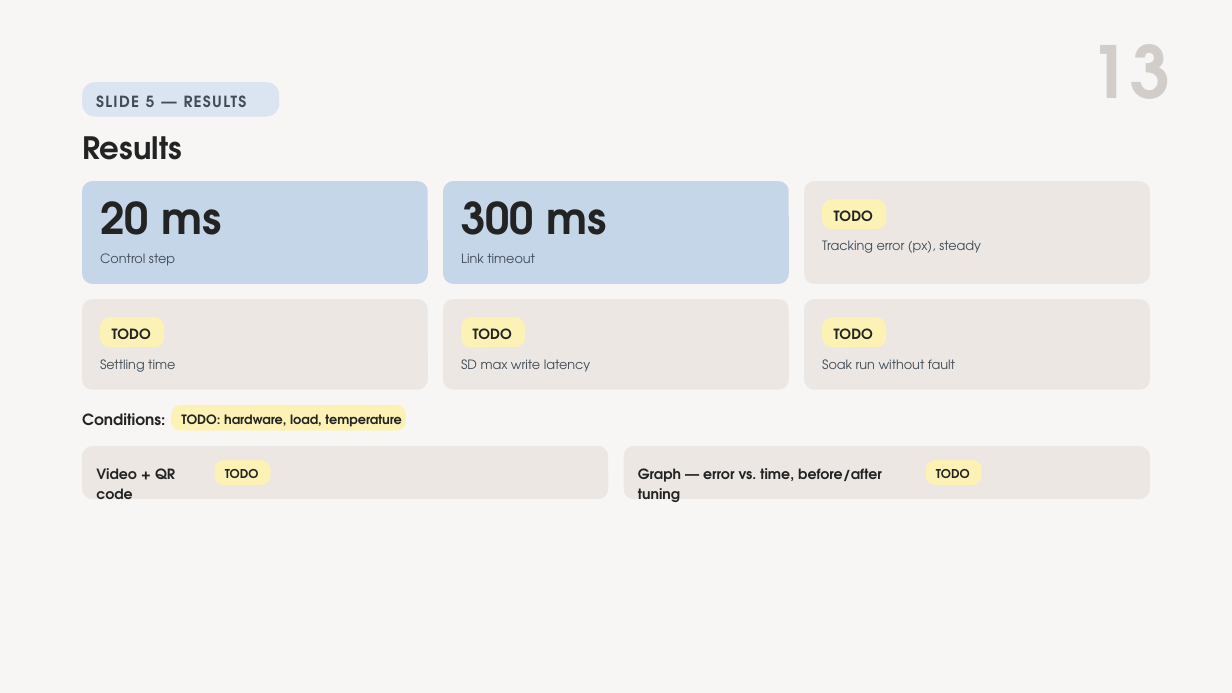
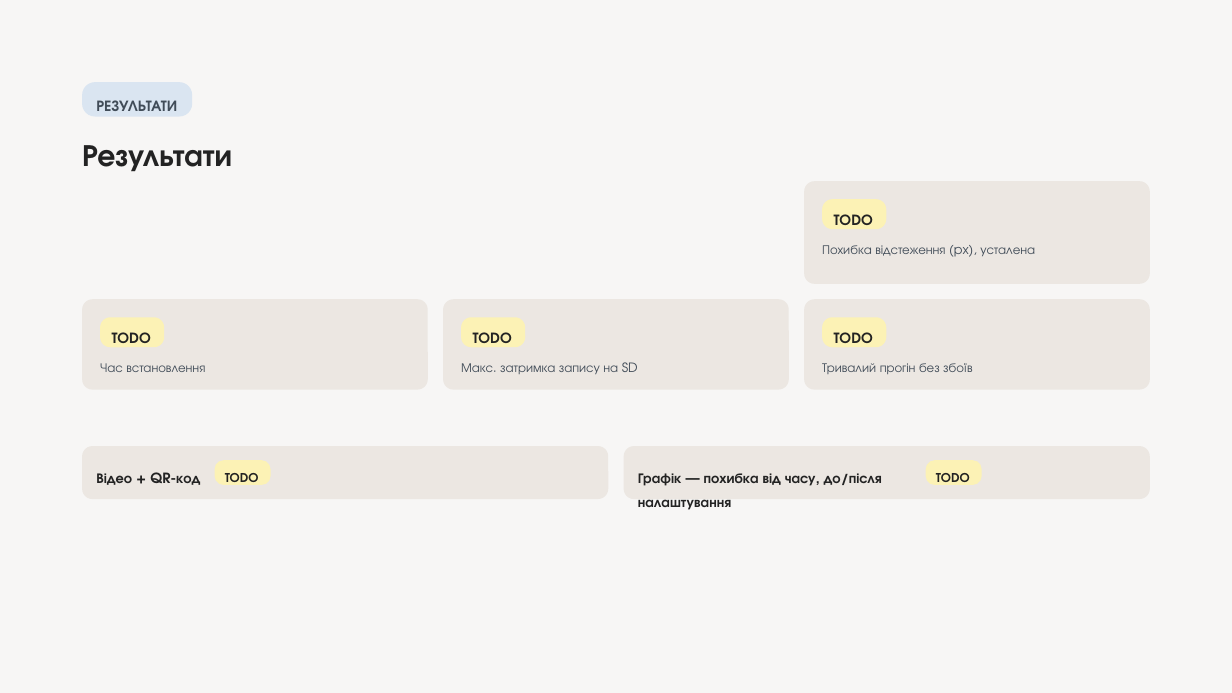
Before and after one commit to melnikvitaly/workshops, a slide deck: slide 12 of workshop-7-final_project/docs/assestment/presentation/Laser Gimbal with Camera Tracking on ESP32-S3.pptx (slide 13 before the commit). Drawn at 1232x693 pixels with LibreOffice and Linux fonts; fonts in the diff are those of the drawing. Boxes give left, top, right and bottom in pixels: in the first picture for what was removed or moved away, otherwise in the second. Text is boxed around its words. In the diff, an @@ line names an element or a change of style, - is before the commit and + after.

```diff
--- a/workshop-7-final_project/docs/assestment/presentation/Laser Gimbal with Camera Tracking on ESP32-S3.pptx
+++ b/workshop-7-final_project/docs/assestment/presentation/Laser Gimbal with Camera Tracking on ESP32-S3.pptx
@@ text removed at [1090, 44, 1171, 99] @@
-13
@@ rounded rectangle: place and size @@
-rounded rectangle at [82, 82, 279, 116]
+rounded rectangle at [82, 82, 192, 116]
@@ text removed at [96, 95, 247, 107] @@
-SLIDE 5 — RESULTS
@@ text added at [96, 100, 177, 111], 12 pt, text #414C58, bold @@
+РЕЗУЛЬТАТИ
@@ text at [82, 145, 232, 172]: text changed @@
-Results
+Результати
@@ rounded rectangle removed at [82, 181, 428, 284] @@
@@ text removed at [100, 201, 221, 235] @@
-20 ms
@@ rounded rectangle removed at [444, 181, 789, 284] @@
@@ text removed at [461, 201, 606, 235] @@
-300 ms
@@ text removed at [100, 253, 175, 266] @@
-Control step
@@ text removed at [461, 253, 535, 263] @@
-Link timeout
@@ text at [822, 245, 1035, 257]: text changed @@
-Tracking error (px), steady
+Похибка відстеження (px), усталена
@@ line spacing 15.4pt to 1.4 in 4 elements at [834, 214, 873, 231], [112, 332, 151, 349], [473, 332, 512, 349], [834, 332, 873, 349] @@
@@ text at [100, 363, 205, 372]: text changed @@
-Settling time
+Час встановлення
@@ text at [461, 362, 638, 374]: text changed @@
-SD max write latency
+Макс. затримка запису на SD
@@ text at [822, 363, 973, 374]: text changed @@
-Soak run without fault
+Тривалий прогін без збоїв
@@ text removed at [82, 413, 165, 425] @@
-Conditions:
@@ rounded rectangle removed at [171, 405, 406, 431] @@
@@ text removed at [181, 414, 402, 430] @@
-TODO: hardware, load, temperature
@@ text at [96, 472, 200, 485]: text changed @@
-Video + QR code
+Відео + QR-код
@@ text "TODO" at [225, 473, 259, 488]: line spacing 13.3pt to 1.4 @@
@@ text at [638, 473, 882, 510]: text changed @@
-Graph — error vs. time, before/after tuning
+Графік — похибка від часу, до/після налаштування
@@ text "TODO" at [936, 473, 970, 488]: line spacing 13.3pt to 1.4 @@
```
Also in this commit, not shown: 1 other slide changed, 11 slides added, 12 slides removed, 42 other files.
